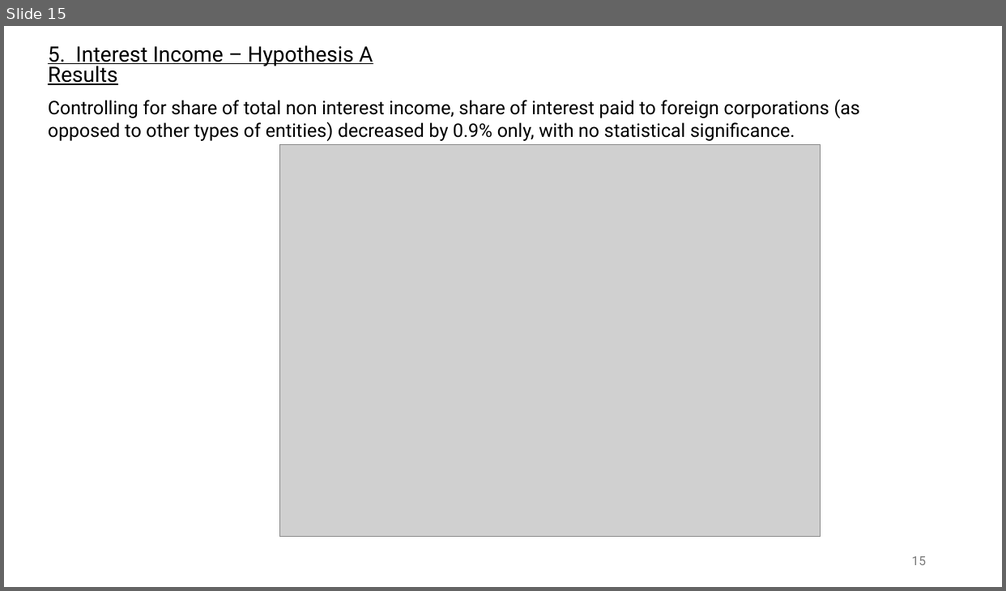
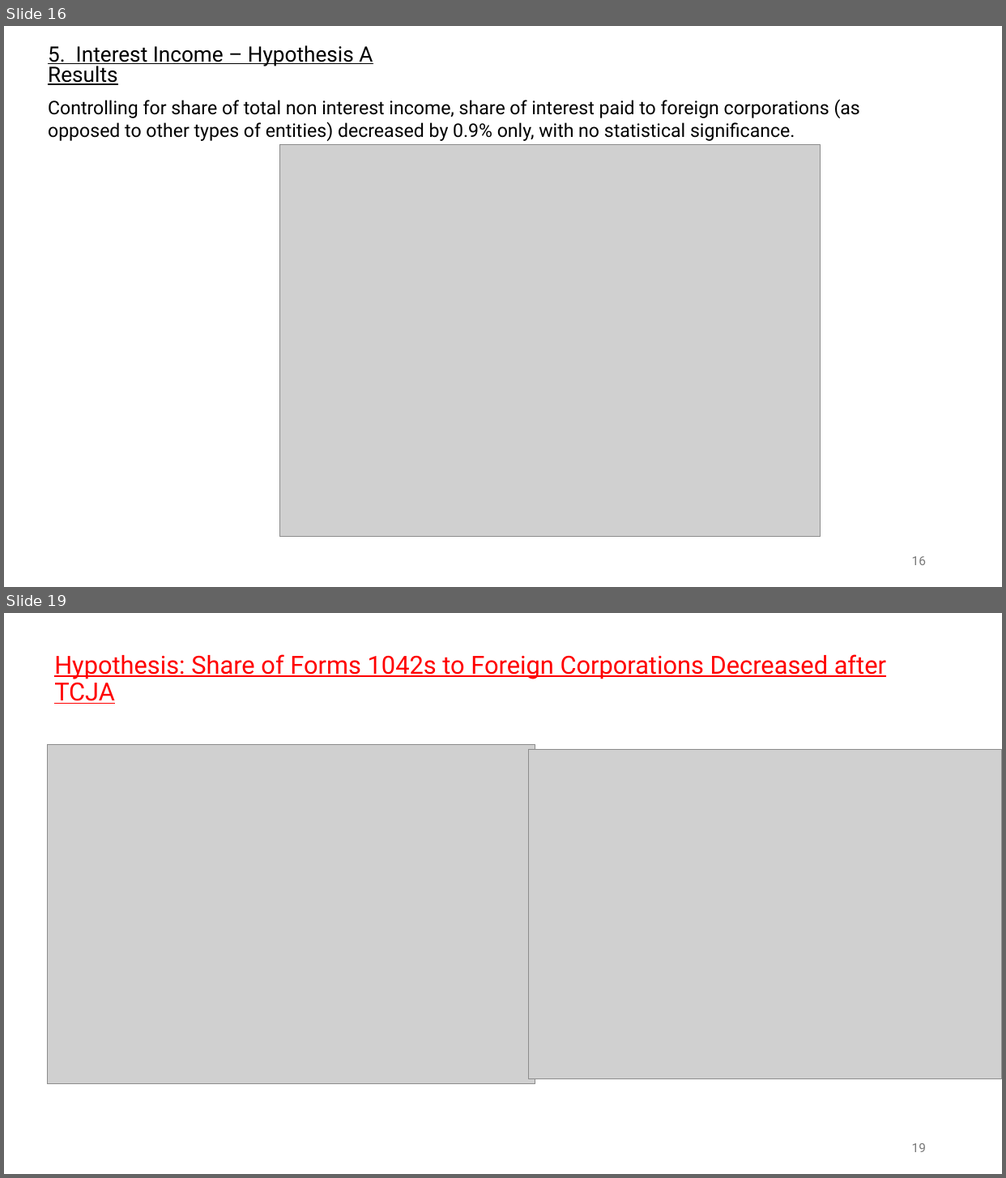
Before and after one commit to carolsmithwang/foreign_recipients, a slide deck: Direct lending funds before and after TCJA 10-10-25.pptx. Shown one above the other, each under a label of ours: slide 15 before the commit, slides 16 and 19 after it; the slides between them are not shown. The pictures are 1006x591 and 1006x1178 pixels, drawn with LibreOffice and Linux fonts; fonts in the diff are those of the drawing; grey boxes stand for pictures. Boxes give left, top, right and bottom in pixels: in the first picture for what was removed or moved away, otherwise in the second. Text is boxed around its words. In the diff, an @@ line names an element or a change of style, - is before the commit and + after.

Commit message:
Refining analysis
Refining analysis of share of interest income, clean dataframe, run new regressions

```diff
--- a/Direct lending funds before and after TCJA 10-10-25.pptx
+++ b/Direct lending funds before and after TCJA 10-10-25.pptx
@@ slide 19 added at [4, 613, 1002, 1174], background #FFFFFF @@
@@ text added at [54, 654, 886, 704], 24 pt, text #FF0000, underline @@
+Hypothesis: Share of Forms 1042s to Foreign Corporations Decreased after TCJA
@@ picture added at [47, 745, 535, 1084] @@
@@ picture added at [529, 750, 1002, 1080] @@
@@ page number added at [912, 1144, 926, 1152], 12 pt, text #797979 @@
+19
@@ what was slide 15 is now slide 16 @@
```
Also in this commit, not shown: 1 slide changed, 7 other slides added, 26 other files.
